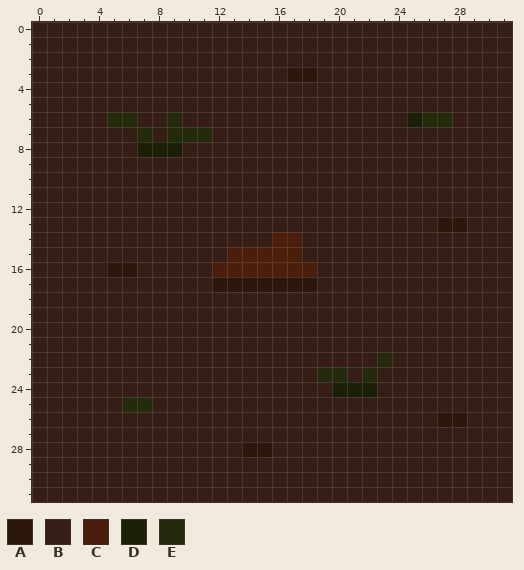
Pixel-art sprite -- Assets/Resources/images/tiles/sewers_earth_2.png. The first picture shows the starting point.
The file is 32x32 pixels. Colours within 5 levels of each other are drawn and written as one.
Palette (. is transparent): A #2d160c  B #361e16  C #4b1e0b  D #1a2008  E #232b0b
The same view after the edit:
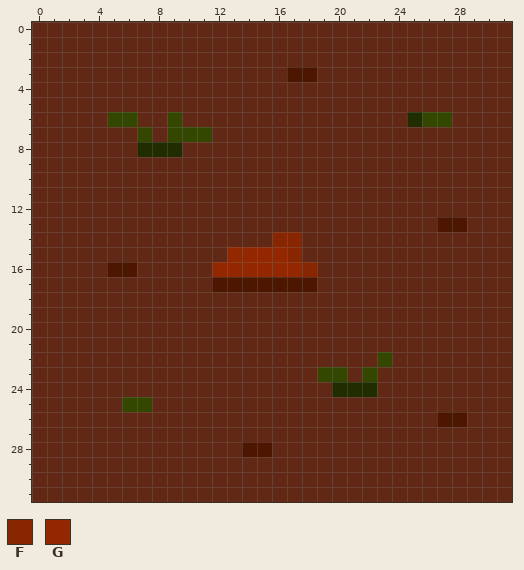
Colours new in this view: F #872600  G #932800
Author's note on the commit: better sewer creation algorithm, brighter sewer images
Changes in this commit:
colour A: #2d160c -> #4c1600
colour B: #361e16 -> #612816
colour D: #1a2008 -> #1f2d00
colour E: #232b0b -> #344700
y 14: x 16..17 CC -> FF
y 15: x 13..17 CCCCC -> GGGGF
y 16: x 12..18 CCCCCCC -> GGGGGGF
Pixel boxes of the changes (left, top, right, bottom) in both pictures:
changed: (32, 22, 512, 502)
